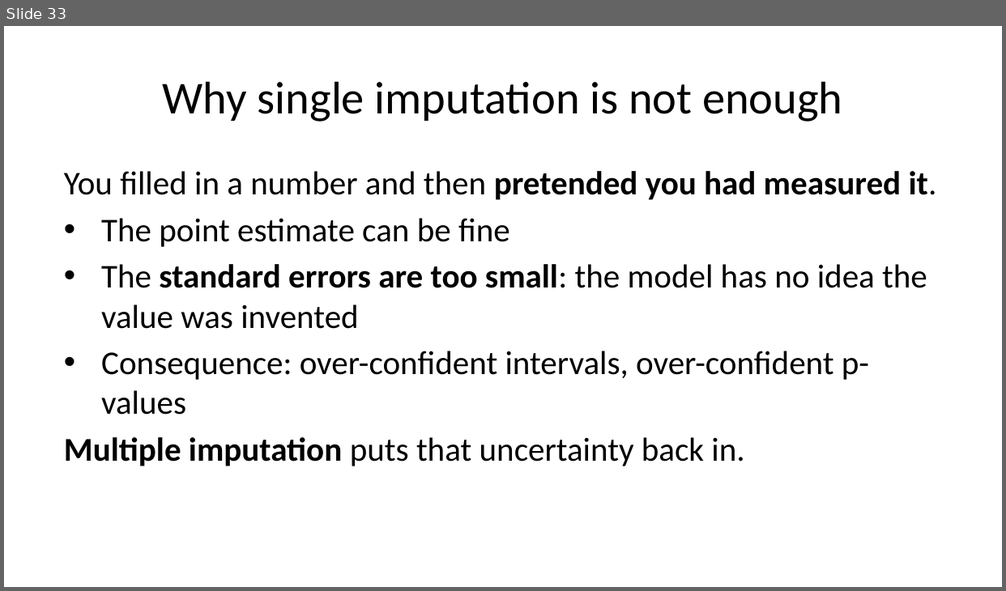
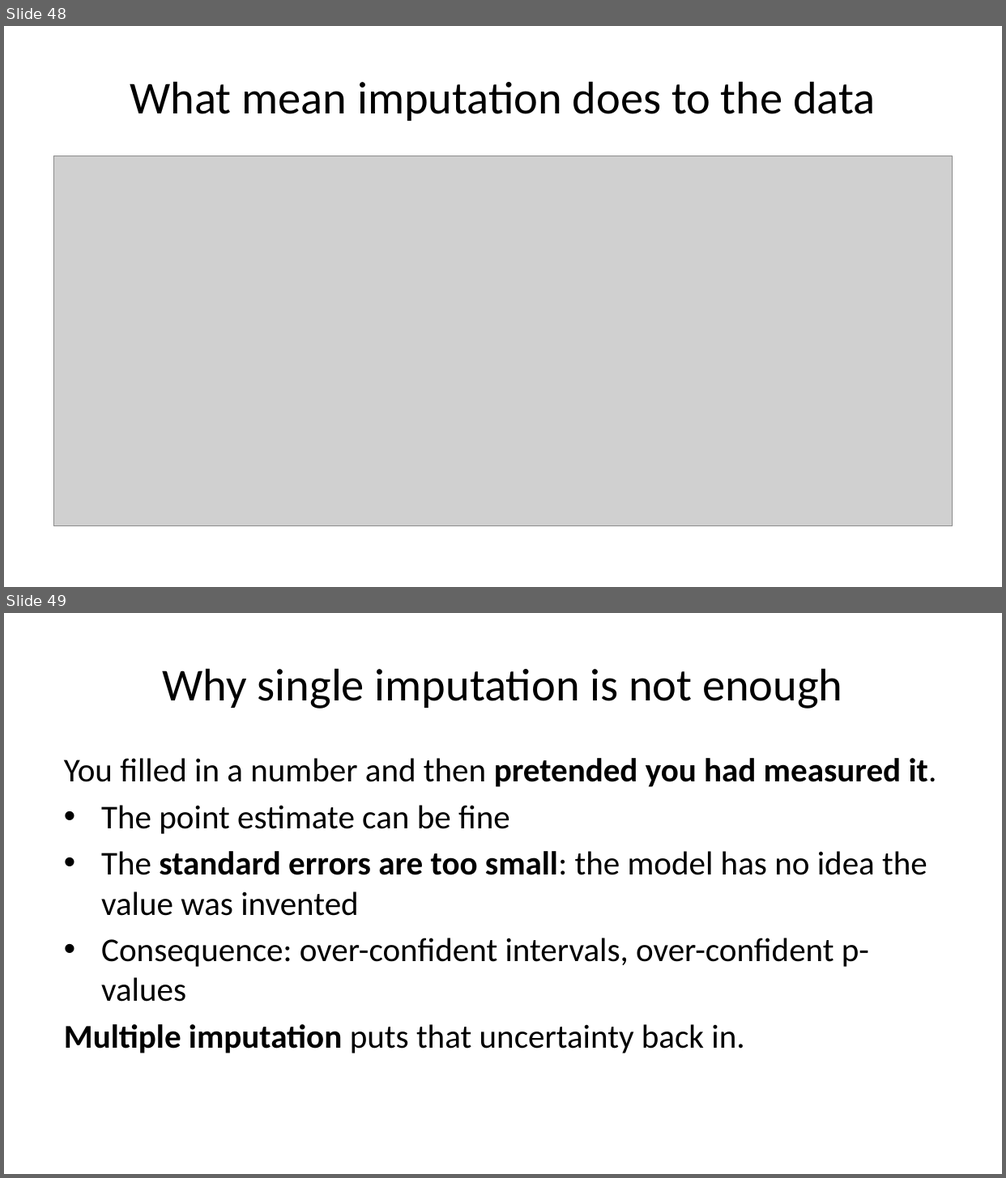
Before and after one commit to pauldubois98/AdcancedTopicsDataScience2026, a slide deck: Course02/slides.pptx. Shown one above the other, each under a label of ours: slide 33 before the commit, slides 48 and 49 after it. The pictures are 1006x591 and 1006x1178 pixels, drawn with LibreOffice and Linux fonts; fonts in the diff are those of the drawing; grey boxes stand for pictures. Boxes give left, top, right and bottom in pixels: in the first picture for what was removed or moved away, otherwise in the second. Text is boxed around its words. In the diff, an @@ line names an element or a change of style, - is before the commit and + after.

```diff
--- a/Course02/slides.pptx
+++ b/Course02/slides.pptx
@@ slide 48 added at bbox=[4, 26, 1002, 587], background #FFFFFF @@
@@ title added at bbox=[130, 81, 875, 121], 33 pt, text #000000 @@
+What mean imputation does to the data
@@ picture added at bbox=[54, 156, 952, 527] @@
@@ what was slide 33 is now slide 49 @@
```
Also in this commit, not shown: 2 slides changed, 16 other slides added, 20 other files.
